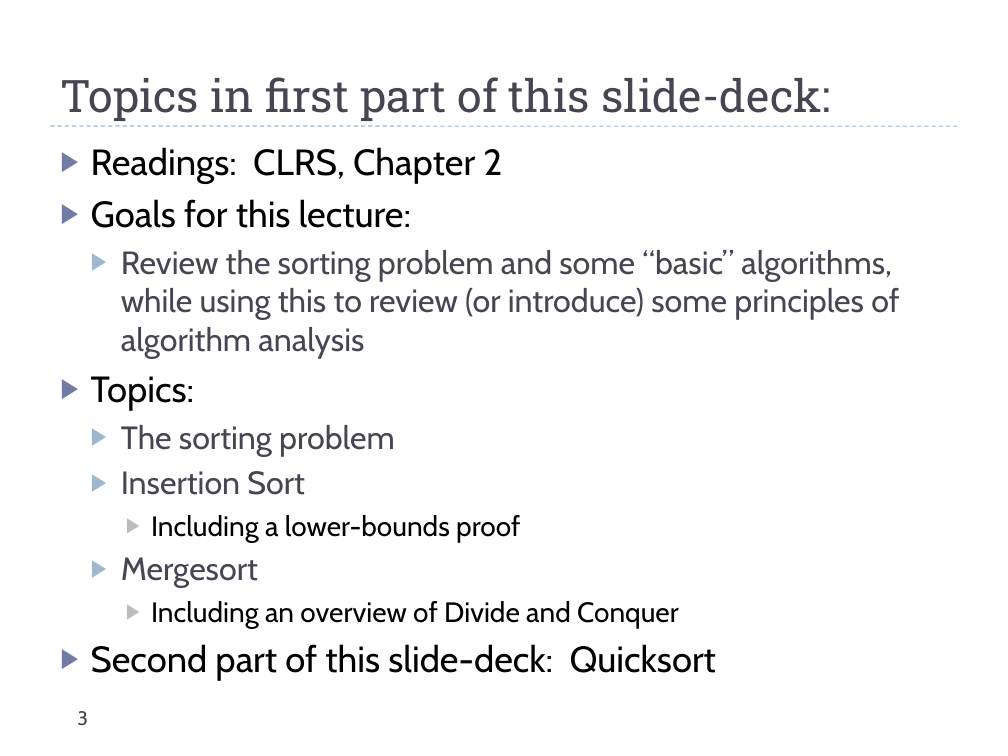
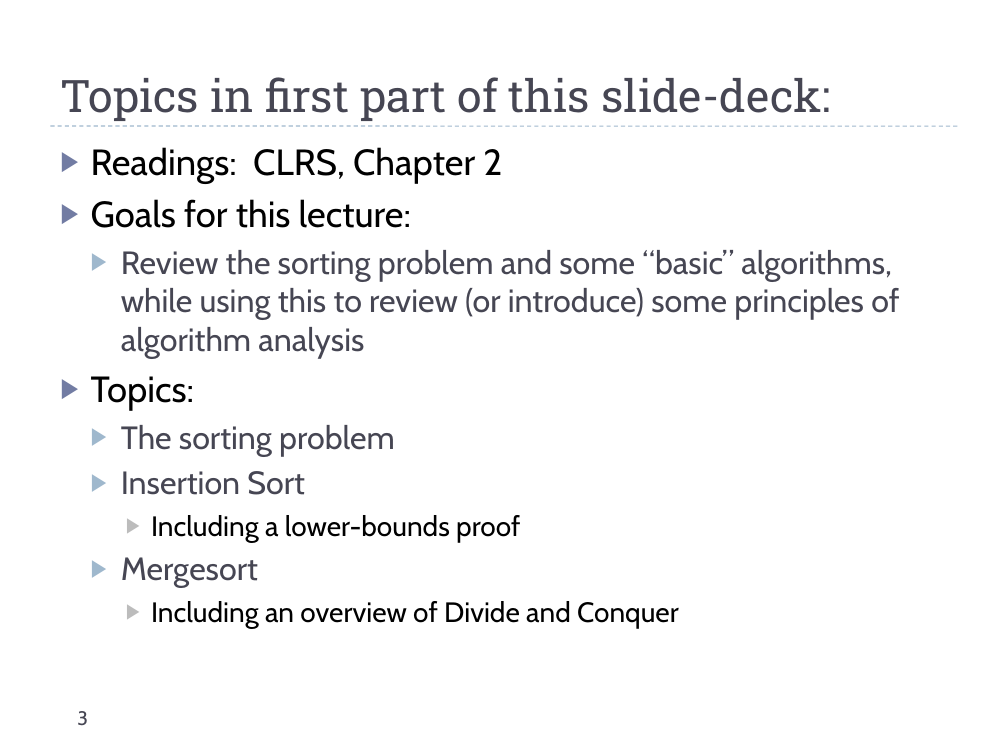
Before and after one commit to uva-cs/cs4102-f21, a slide deck: slide 3 of slides/sorting-intro-f21.pptx. Drawn at 1008x756 pixels with LibreOffice and Linux fonts; fonts in the diff are those of the drawing. Boxes give left, top, right and bottom in pixels: in the first picture for what was removed or moved away, otherwise in the second. Text is boxed around its words. In the diff, an @@ line names an element or a change of style, - is before the commit and + after.

Commit message:
broke out quicksort slides for separate lecture, including LB proof for comp sorts

```diff
--- a/slides/sorting-intro-f21.pptx
+++ b/slides/sorting-intro-f21.pptx
@@ text at (91,644,716,681): paragraph removed @@
-▶ Second part of this slide-deck: Quicksort
```
Also in this commit, not shown: 1 other slide changed, 15 slides removed, 5 other files.
